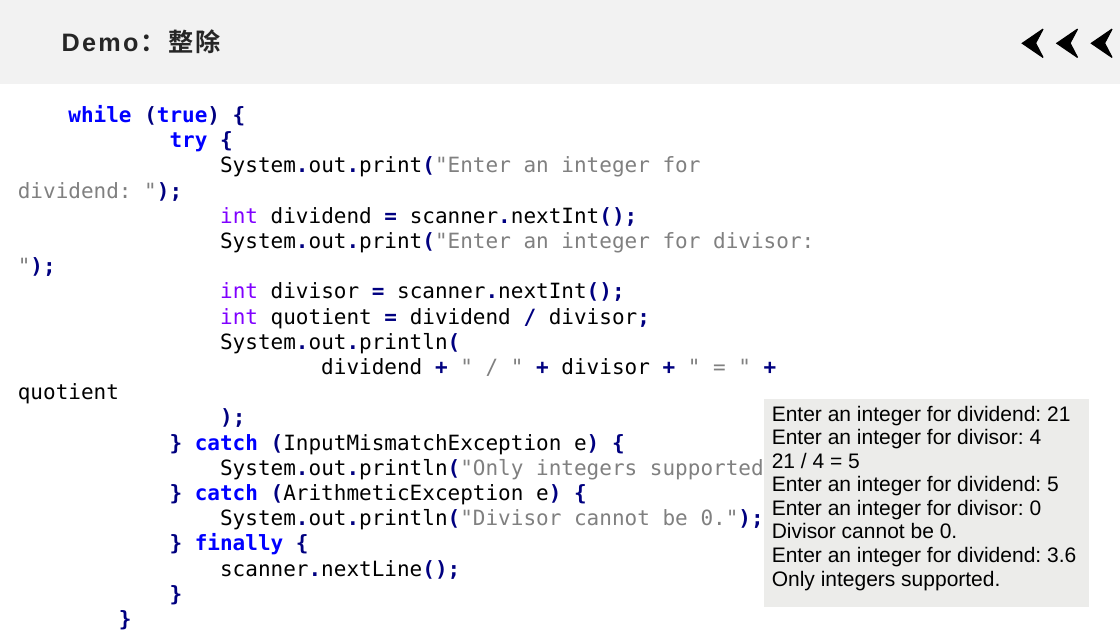
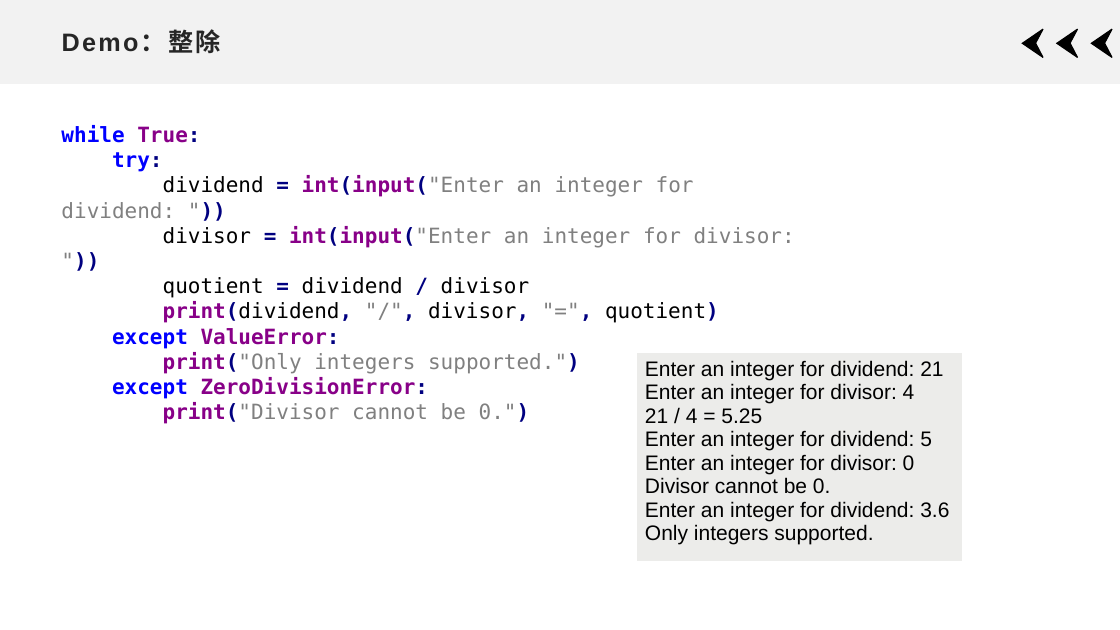
Before and after one commit to xdai02/Python, a slide deck: slide 5 of slides/Chapter9.pptx (slide 6 before the commit). Drawn at 1120x630 pixels with LibreOffice and Linux fonts; fonts in the diff are those of the drawing. Boxes give left, top, right and bottom in pixels: in the first picture for what was removed or moved away, otherwise in the second. Text is boxed around its words. In the diff, an @@ line names an element or a change of style, - is before the commit and + after.

```diff
--- a/slides/Chapter9.pptx
+++ b/slides/Chapter9.pptx
@@ text at box(61, 125, 795, 424): text changed; text colour #000000 to #808080 @@
-while (true) {
-try {
-System.out.print("Enter an integer for dividend: ");
-int dividend = scanner.nextInt();
-System.out.print("Enter an integer for divisor: ");
-int divisor = scanner.nextInt();
-int quotient = dividend / divisor;
-System.out.println(
-dividend + " / " + divisor + " = " + quotient
-);
-} catch (InputMismatchException e) {
-System.out.println("Only integers supported.");
-} catch (ArithmeticException e) {
-System.out.println("Divisor cannot be 0.");
-} finally {
-scanner.nextLine();
-}
-}
-}
-}
+while True:
+try:
+dividend = int(input("Enter an integer for dividend: "))
+divisor = int(input("Enter an integer for divisor: "))
+quotient = dividend / divisor
+print(dividend, "/", divisor, "=", quotient)
+except ValueError:
+print("Only integers supported.")
+except ZeroDivisionError:
+print("Divisor cannot be 0.")
@@ table at box(637, 353, 963, 563) @@
-row 1, column 1: Enter an integer for dividend: 21 / Enter an integer for divisor: 4 / 21 / 4 = 5 / Enter an integer for dividend: 5 / Enter an integer for divisor: 0 / Divisor cannot be 0. / Enter an integer for dividend: 3.6 / Only integers supported.
+row 1, column 1: Enter an integer for dividend: 21 / Enter an integer for divisor: 4 / 21 / 4 = 5.25 / Enter an integer for dividend: 5 / Enter an integer for divisor: 0 / Divisor cannot be 0. / Enter an integer for dividend: 3.6 / Only integers supported.
@@ table: place and size @@
-table at box(764, 398, 1090, 608)
+table at box(637, 353, 963, 563)
```
Also in this commit, not shown: 8 other slides changed, 2 slides removed, 14 other files.
